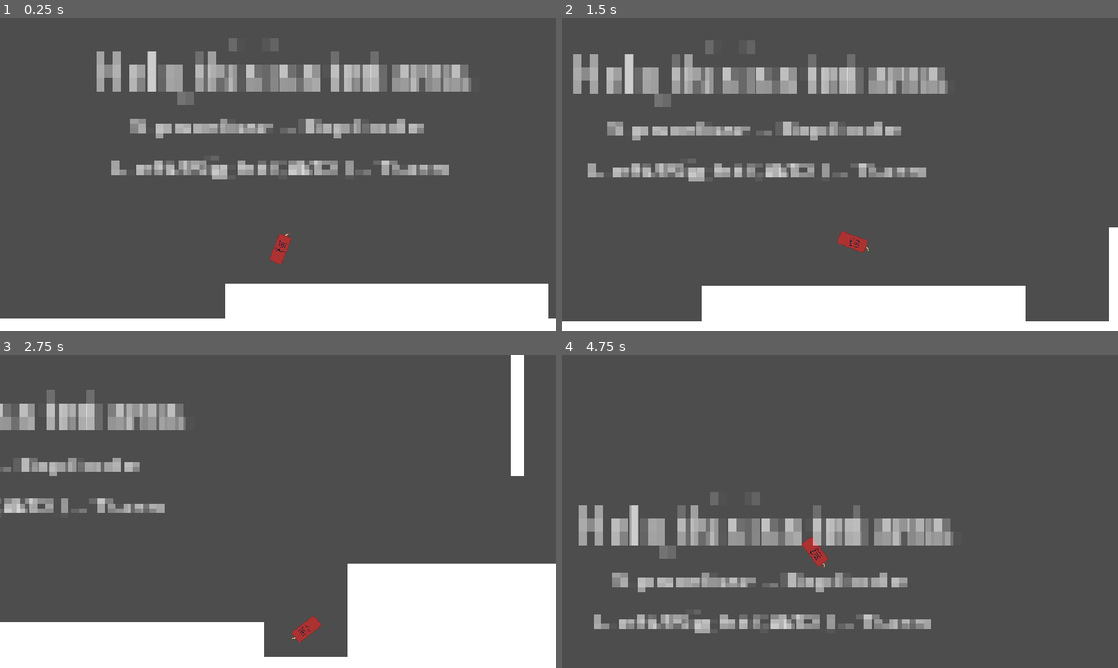
Above: before the commit, frames 1-4 (two rows, left to right).
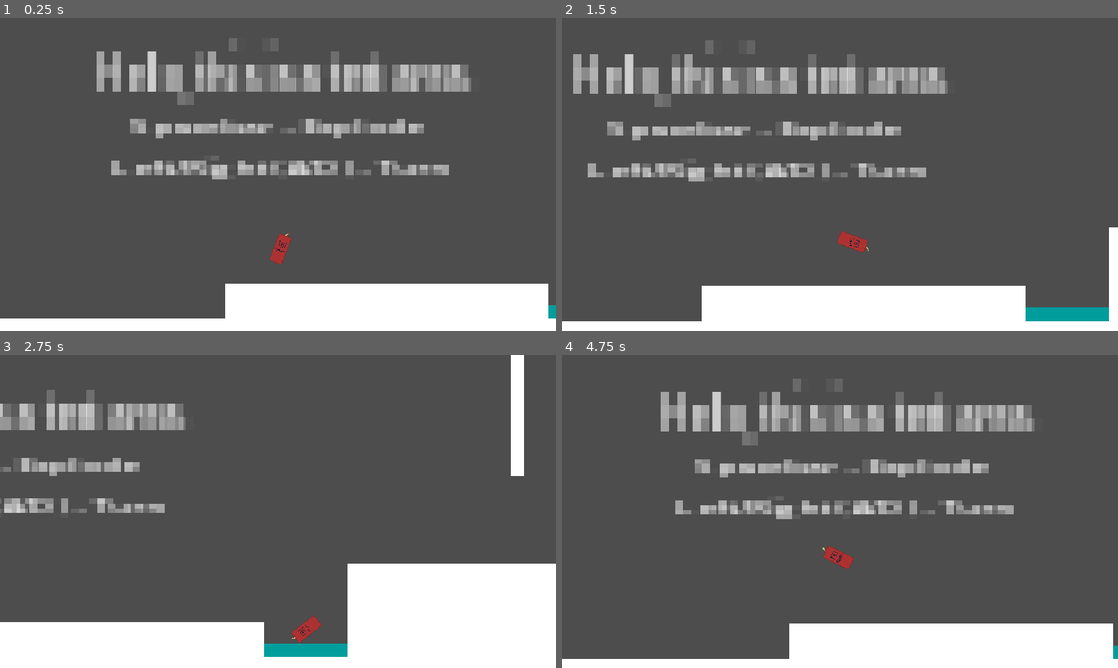
Above: after the commit, the same moments.

Repository: ilgalov/kamekadze
Game: Godot game, scene res://scene/game.tscn
The game is run twice, just before and just after one commit, with the same random seed, the same clock (stepped at 60 frames per second) and the same inputs.
Inputs:
- Up to frame 1 (0.25 s): no input
- Up to frame 2 (1.5 s): tap Enter (ui_accept) at 0.5, 0.77 s; hold Right (ui_right) 0.53-1.28 s; hold Left (ui_left) from 1.28 s (still down)
- Up to frame 3 (2.75 s): tap Enter (ui_accept) at 1.52 s; release Left (ui_left) at 2.03 s; hold Right (ui_right) from 2.03 s (still down)
- Up to frame 4 (4.75 s): tap Enter (ui_accept) at 3.02, 3.77, 4.52 s; release Right (ui_right) at 3.53 s; hold Left (ui_left) from 3.53 s (still down)

The runs differ from the first frame. In frame 1, less than 0.1% of the frame differs, in the area x 98-100%, y 91-96%; in frame 2, 0.7%; in frame 3, 0.6%; in frame 4, 27%, in the area x 0-100%, y 7-100%.

Commit message:
Remade the level

Diff:
--- a/scene/game.tscn
+++ b/scene/game.tscn
@@ -21,15 +21,10 @@
 rotation = 1.5707964
 scale = Vector2(0.4200012, 0.5799997)
 
-[node name="StaticBody2D3" parent="." unique_id=1070445278 instance=ExtResource("1_dbls1")]
-position = Vector2(1630, -404)
-rotation = 1.5707964
-scale = Vector2(0.6600003, 0.5)
-
 [node name="StaticBody2D9" parent="." unique_id=1100460950 instance=ExtResource("1_dbls1")]
 position = Vector2(2189, -404)
 rotation = 1.5707964
-scale = Vector2(0.6600003, 0.5)
+scale = Vector2(0.6600003, 14.460002)
 
 [node name="StaticBody2D4" parent="." unique_id=596194777 instance=ExtResource("1_dbls1")]
 position = Vector2(490, 458)
@@ -48,7 +43,7 @@
 [node name="StaticBody2D5" parent="." unique_id=1465633851 instance=ExtResource("1_dbls1")]
 position = Vector2(1193, 357)
 rotation = 6.2831855
-scale = Vector2(0.4740901, 4.176939)
+scale = Vector2(0.2340901, 4.176939)
 
 [node name="player_tnt" parent="." unique_id=54438833 instance=ExtResource("2_33cqm")]
 position = Vector2(567.0001, 367)
@@ -80,6 +75,10 @@
 position = Vector2(2189, -404)
 scale = Vector2(0.51998043, 1)
 
+[node name="Water5" parent="." unique_id=1092534127 instance=ExtResource("3_33cqm")]
+position = Vector2(1049, 496)
+scale = Vector2(1.775, 1)
+
 [node name="Water2" parent="." unique_id=780892166 instance=ExtResource("3_33cqm")]
 position = Vector2(2330, -246)
 scale = Vector2(0.45238486, 1)
